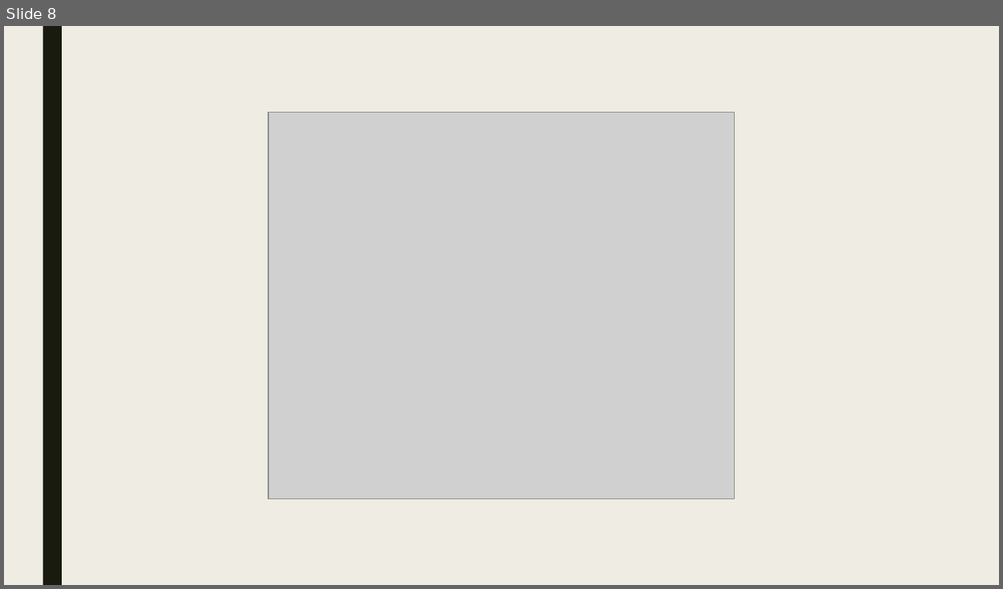
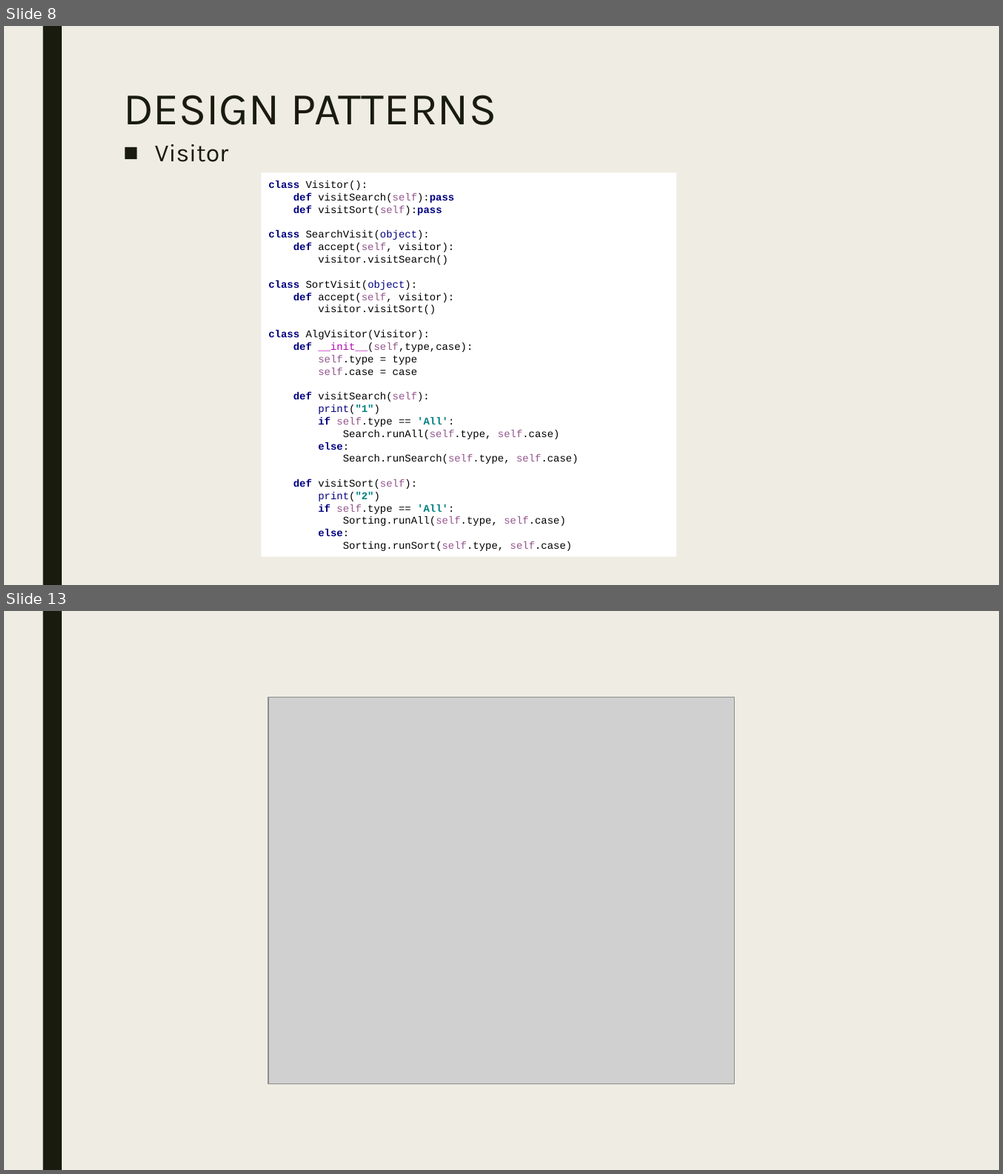
Before and after one commit to gozuacik/cmp5151, a slide deck: sunum_necip_gozuacik_okan_buyuktepe_v1.pptx. Shown one above the other, each under a label of ours: slide 8 before the commit, slides 8 and 13 after it; the slides between them are not shown. The pictures are 1003x589 and 1003x1174 pixels, drawn with LibreOffice and Linux fonts; fonts in the diff are those of the drawing; grey boxes stand for pictures. Boxes give left, top, right and bottom in pixels: in the first picture for what was removed or moved away, otherwise in the second. Text is boxed around its words. In the diff, an @@ line names an element or a change of style, - is before the commit and + after.

Commit message:
Adding new Common file, Updating Search and Sorting files based on Common, Updating presentation

```diff
--- a/sunum_necip_gozuacik_okan_buyuktepe_v1.pptx
+++ b/sunum_necip_gozuacik_okan_buyuktepe_v1.pptx
@@ slide 8 added at (x1=4, y1=26, x2=999, y2=585), background #EFEDE3; not listed: 1 template element that a slide beside it also shows @@
@@ title added at (x1=123, y1=95, x2=496, y2=125), 44 pt, text #191B0E @@
+DESIGN PATTERNS
@@ text added at (x1=155, y1=144, x2=229, y2=162), 24 pt, text #191B0E @@
+■ Visitor
@@ rectangle added at (x1=262, y1=173, x2=677, y2=557), fill #FFFFFF, 10 pt, text #000000 @@
+class Visitor():
+def visitSearch(self):pass
+def visitSort(self):pass
+class SearchVisit(object):
+def accept(self, visitor):
+visitor.visitSearch()
+class SortVisit(object):
+def accept(self, visitor):
+visitor.visitSort()
+class AlgVisitor(Visitor):
+def __init__(self,type,case):
+self.type = type
+self.case = case
+def visitSearch(self):
+print("1")
+if self.type == 'All':
+Search.runAll(self.type, self.case)
+else:
+Search.runSearch(self.type, self.case)
+def visitSort(self):
+print("2")
+if self.type == 'All':
+Sorting.runAll(self.type, self.case)
+else:
+Sorting.runSort(self.type, self.case)
@@ what was slide 8 is now slide 13 @@
```
Also in this commit, not shown: 4 slides changed, 5 other slides added, 1 slide removed, 3 other files.
